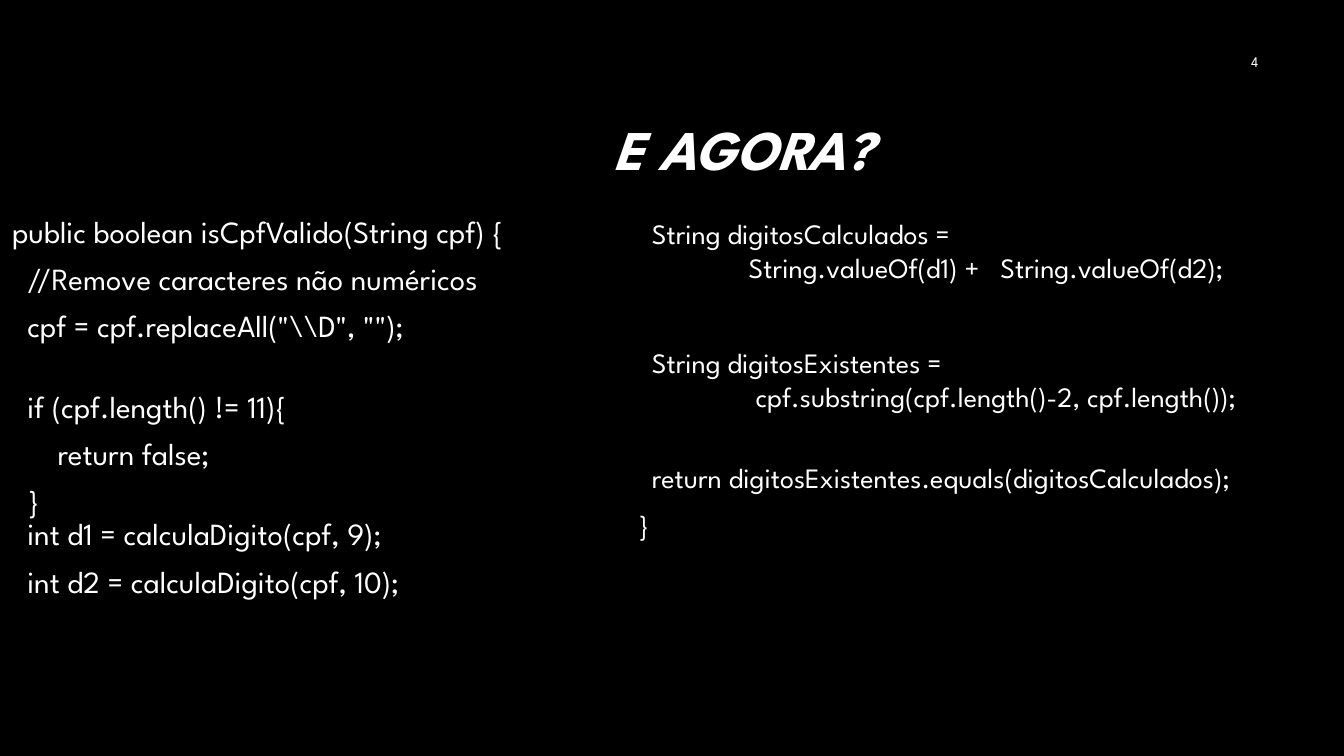
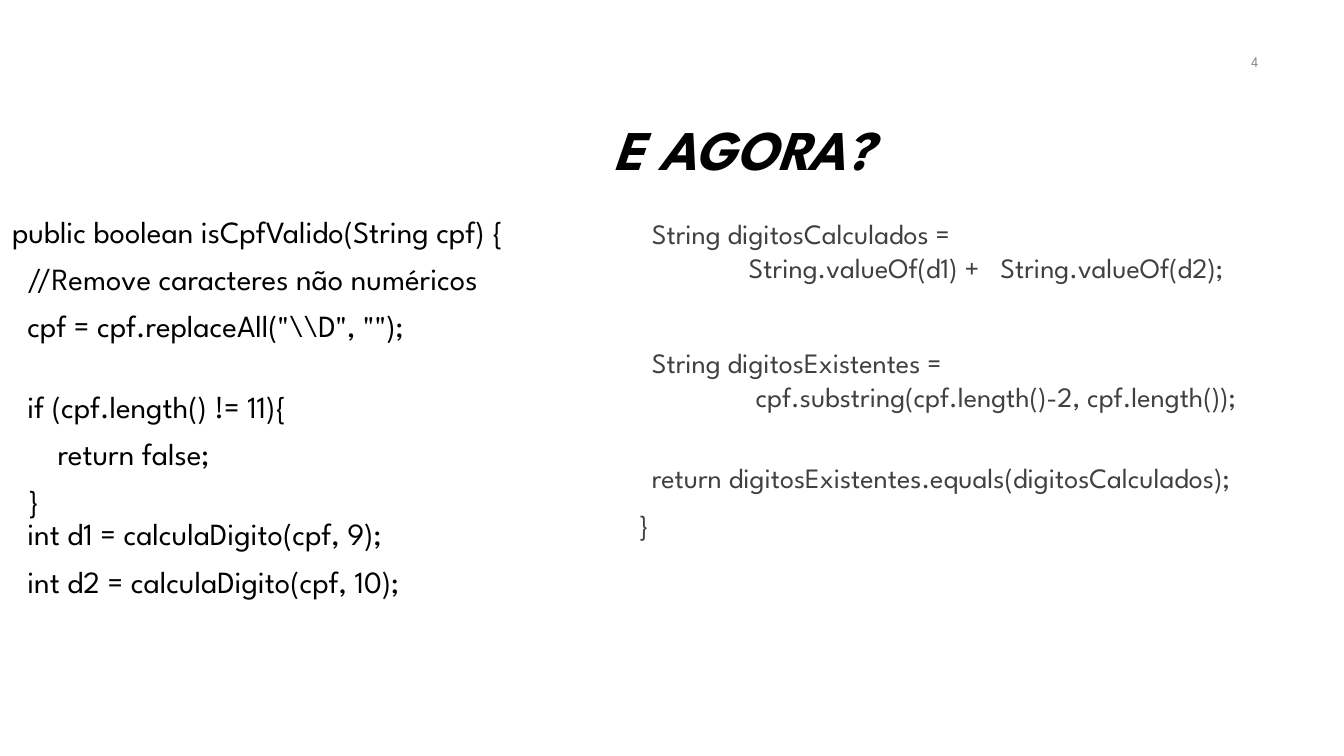
Before and after one commit to iftopalmas/testes-de-software, a slide deck: slide 4 of projects/01-introducao-tdd/tdd.pptx. Drawn at 1344x756 pixels with LibreOffice and Linux fonts; fonts in the diff are those of the drawing; background and template pictures are left out. Boxes give left, top, right and bottom in pixels: in the first picture for what was removed or moved away, otherwise in the second. Text is boxed around its words. In the diff, an @@ line names an element or a change of style, - is before the commit and + after.

```diff
--- a/projects/01-introducao-tdd/tdd.pptx
+++ b/projects/01-introducao-tdd/tdd.pptx
@@ background #000000 to #FFFFFF @@
@@ page number at bbox=[1251, 57, 1258, 67]: text colour #FFFFFF to #8C8C8C @@
@@ title "E AGORA?" at bbox=[614, 132, 872, 171]: text colour #FFFFFF to #000000 @@
@@ text "public boolean isCpfValido(String cpf) {" at bbox=[12, 221, 484, 600]: text colour #FFFFFF to #000000 @@
@@ text "String digitosCalculados = String.valueOf(d1) + ..." at bbox=[652, 224, 1236, 494]: text colour #FFFFFF to #404040 @@
```
Also in this commit, not shown: 31 other slides changed, 1 slide added, 1 other file.
